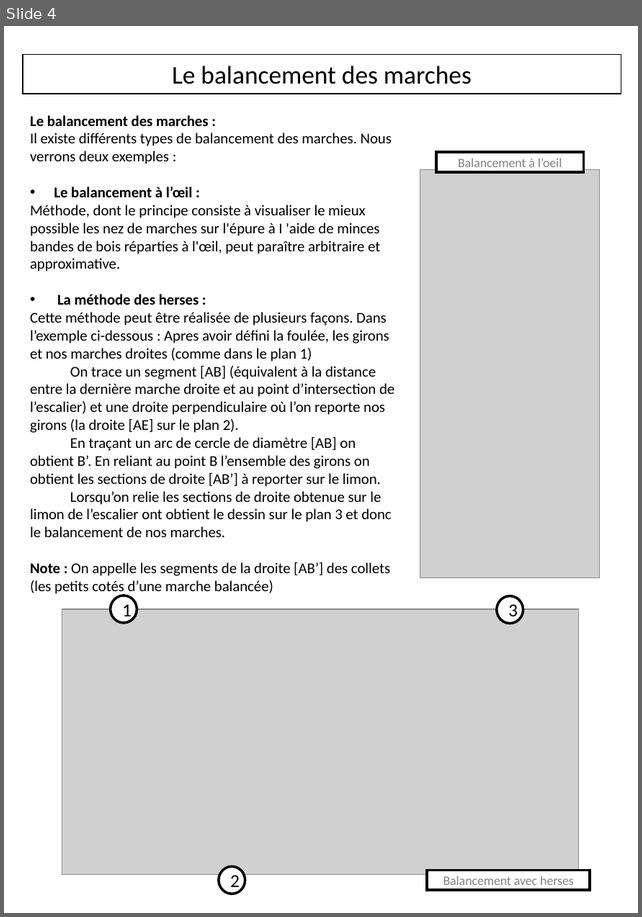
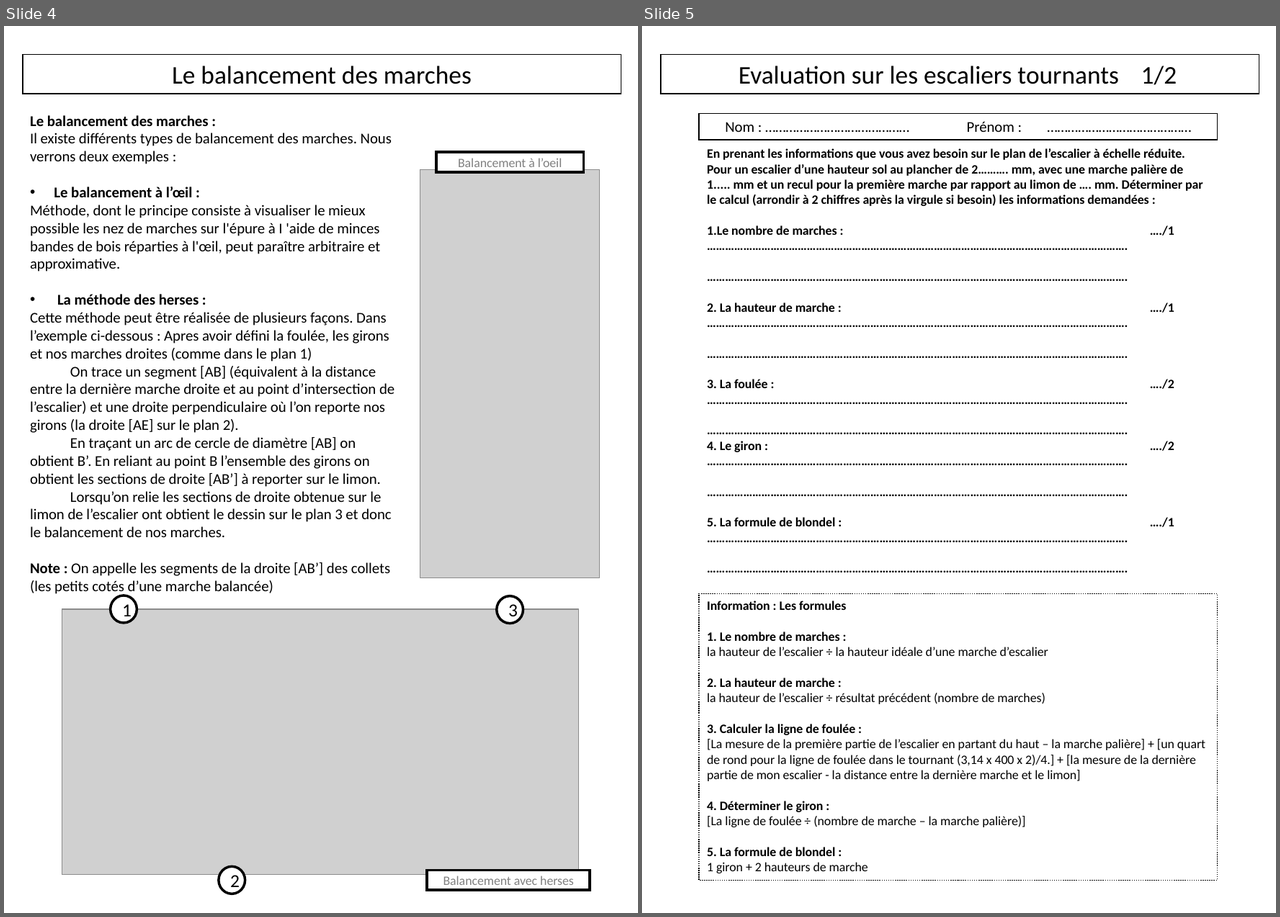
Before and after one commit to kduchevreuil/Cours-Menuiserie, a slide deck: Cours terminés/Les escaliers tournants.pptx. Shown side by side, each under a label of ours: slide 4 before the commit, slides 4 and 5 after it. The pictures are 642x917 and 1280x917 pixels, drawn with LibreOffice and Linux fonts; fonts in the diff are those of the drawing; grey boxes stand for pictures. Boxes give left, top, right and bottom in pixels: in the first picture for what was removed or moved away, otherwise in the second. Text is boxed around its words. In the diff, an @@ line names an element or a change of style, - is before the commit and + after.

```diff
--- a/Cours terminés/Les escaliers tournants.pptx
+++ b/Cours terminés/Les escaliers tournants.pptx
@@ slide 5 added at [642,26,1276,913], background #FFFFFF @@
@@ rectangle added at [661,54,1259,94], fill #FFFFFF, outline #000000 1 pt, 22.9 pt, text #000000 @@
+Evaluation sur les escaliers tournants 1/2
@@ rectangle added at [699,114,1217,140], fill #FFFFFF, outline #000000 1 pt, 13.3 pt, text #000000 @@
+Nom : …………………………………… Prénom : ……………………………………
@@ text added at [707,148,1203,527], 11.4 pt, text #000000, bold @@
+En prenant les informations que vous avez besoin sur le plan de l’escalier à échelle réduite.
+Pour un escalier d’une hauteur sol au plancher de 2………. mm, avec une marche palière de 1..... mm et un recul pour la première marche par rapport au limon de …. mm. Déterminer par le calcul (arrondir à 2 chiffres après la virgule si besoin) les informations demandées :
+1.Le nombre de marches : …./1
+………………………………………………………………………………………………………………………….
+………………………………………………………………………………………………………………………….
+2. La hauteur de marche : …./1
+………………………………………………………………………………………………………………………….
+………………………………………………………………………………………………………………………….
+3. La foulée : …./2
+………………………………………………………………………………………………………………………….
+………………………………………………………………………………………………………………………….
+4. Le giron : …./2
+………………………………………………………………………………………………………………………….
+………………………………………………………………………………………………………………………….
+5. La formule de blondel : …./1
+………………………………………………………………………………………………………………………….
+………………………………………………………………………………………………………………………….
@@ rectangle added at [699,594,1217,881], fill #FFFFFF, outline #000000 1 pt dashed, 11.4 pt, text #000000 @@
+Information : Les formules
+1. Le nombre de marches :
+la hauteur de l’escalier ÷ la hauteur idéale d’une marche d’escalier
+2. La hauteur de marche :
+la hauteur de l’escalier ÷ résultat précédent (nombre de marches)
+3. Calculer la ligne de foulée :
+[La mesure de la première partie de l’escalier en partant du haut – la marche palière] + [un quart de rond pour la ligne de foulée dans le tournant (3,14 x 400 x 2)/4.] + [la mesure de la dernière partie de mon escalier - la distance entre la dernière marche et le limon]
+4. Déterminer le giron :
+[La ligne de foulée ÷ (nombre de marche – la marche palière)]
+5. La formule de blondel :
+1 giron + 2 hauteurs de marche
```
Also in this commit, not shown: 1 other slide added, 4 other files.
